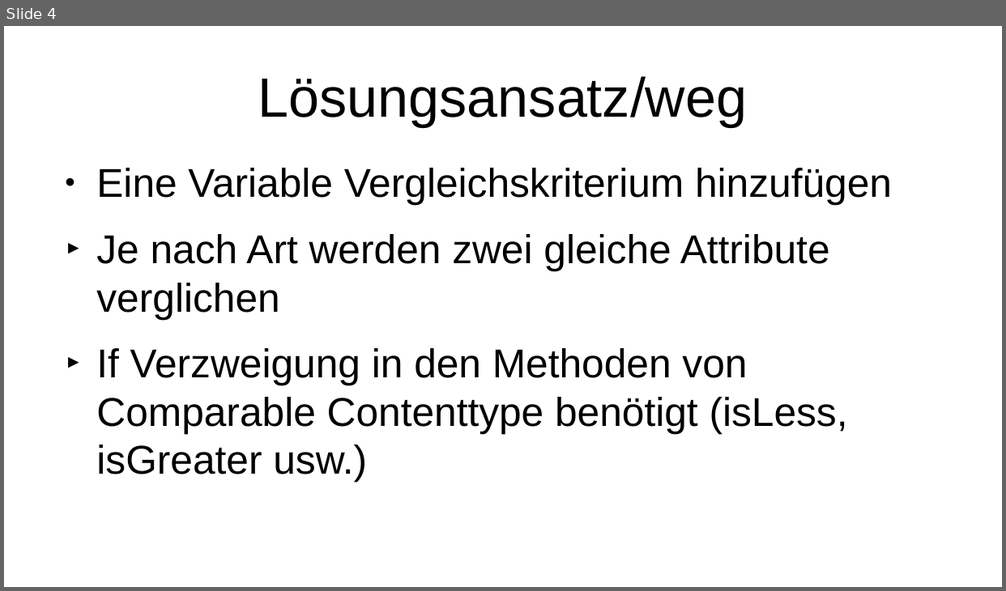
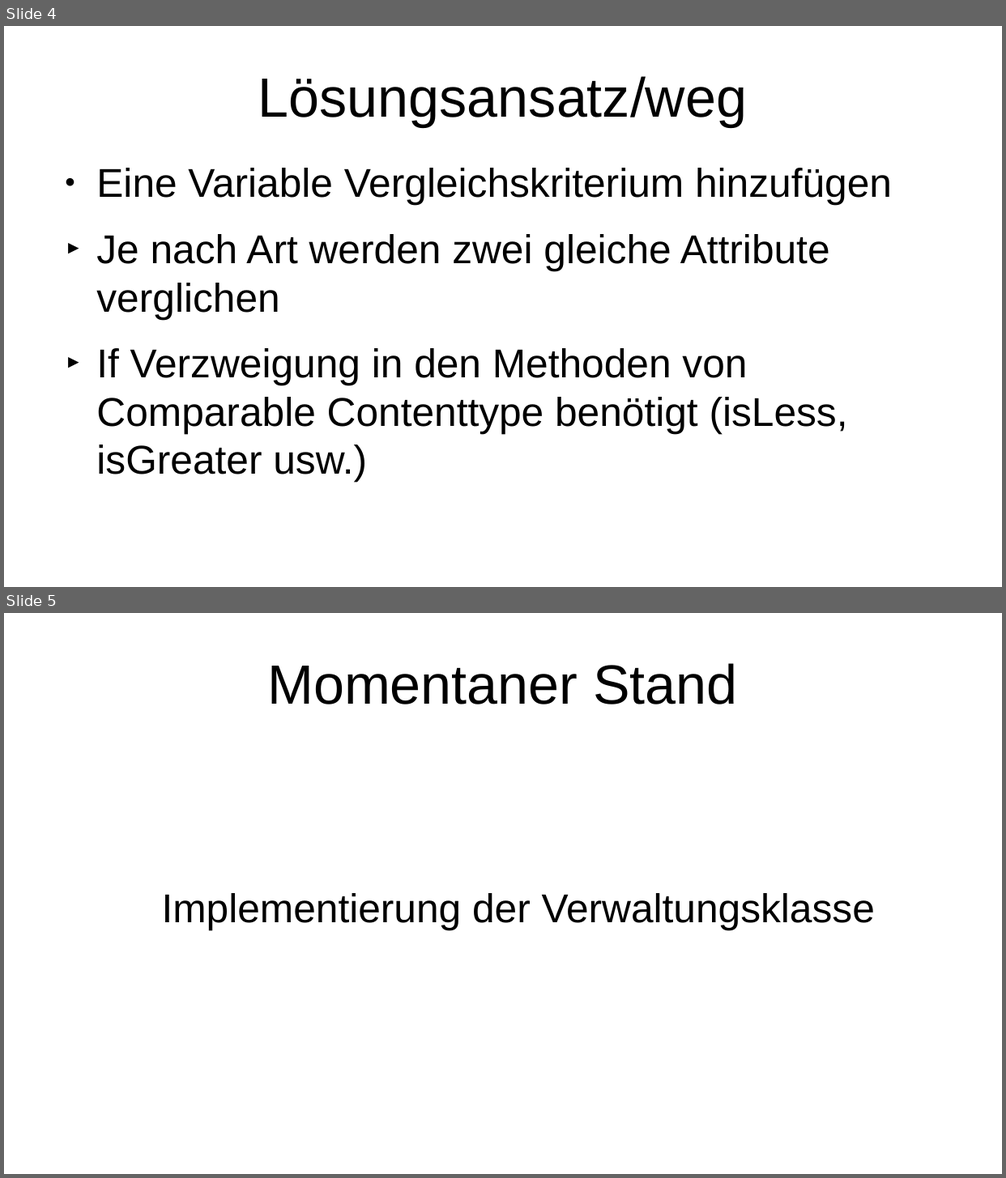
Before and after one commit to gyho-htt/projekt-nichtlineare-datenstrukturen-marc-und-daniel, a slide deck: praesentation/Unbenannt 1.odp. Shown one above the other, each under a label of ours: slide 4 before the commit, slides 4 and 5 after it. The pictures are 1006x591 and 1006x1178 pixels, drawn with LibreOffice and Linux fonts; fonts in the diff are those of the drawing. Boxes give left, top, right and bottom in pixels: in the first picture for what was removed or moved away, otherwise in the second. Text is boxed around its words. In the diff, an @@ line names an element or a change of style, - is before the commit and + after.

```diff
--- a/praesentation/Unbenannt 1.odp
+++ b/praesentation/Unbenannt 1.odp
@@ slide 5 added at (x1=4, y1=613, x2=1002, y2=1174), background #FFFFFF @@
@@ title added at (x1=267, y1=663, x2=737, y2=705), 44 pt, text #000000 @@
+Momentaner Stand
@@ text added at (x1=162, y1=893, x2=875, y2=931), 32 pt, text #000000 @@
+Implementierung der Verwaltungsklasse
```
Also in this commit, not shown: 1 slide changed.
